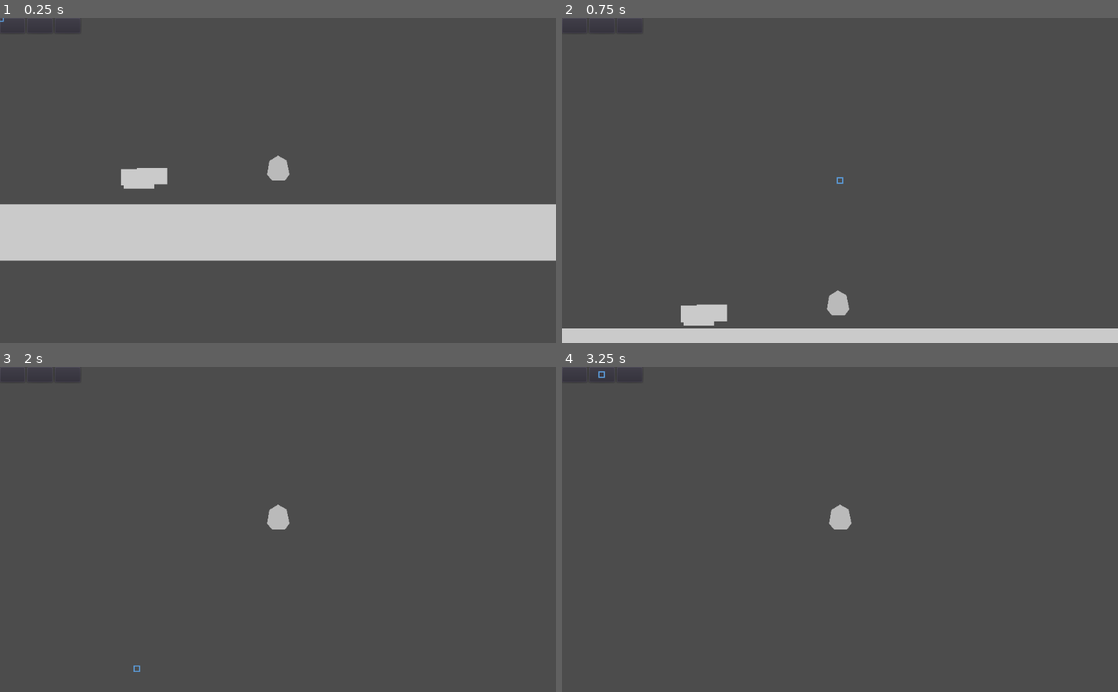
Above: before the commit, frames 1-4 (two rows, left to right).
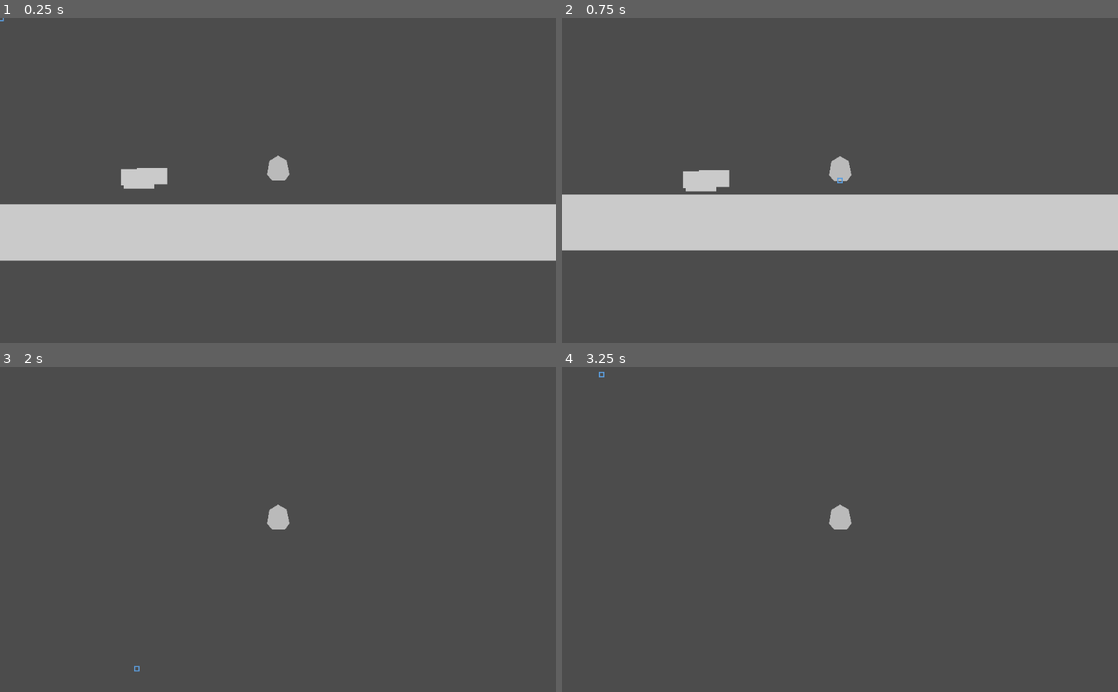
Above: after the commit, the same moments.

Repository: mikhail-shafigullin/godot-wild-jam-58
Game: Godot game, scene res://NN_test/PhysicTest.tscn
The game is run twice, just before and just after one commit, with the same random seed, the same clock (stepped at 60 frames per second) and the same inputs. This scene is started directly instead of the project's main scene.
Inputs (mouse positions are in pixels of both pictures, inside the frame that each line leads up to):
- Up to frame 1 (0.25 s): no input
- Up to frame 2 (0.75 s): tap Enter (ui_accept) at 0.5 s; hold Right (ui_right) from 0.53 s (still down); click (840, 180) at 0.67 s
- Up to frame 3 (2 s): tap Enter (ui_accept) at 0.77, 1.52 s; move the mouse to (139, 669) at 1.27 s; release Right (ui_right) at 1.28 s; hold Down (ui_down) from 1.28 s (still down); click (139, 669) at 1.42 s
- Up to frame 4 (3.25 s): release Down (ui_down) at 2 s; click (573, 373) at 2.02 s; click (600, 373) at 2.77 s

The runs differ from the first frame. In frame 1, less than 0.1% of the frame differs, in the area x 0-15%, y 0-5%; in frame 2, 23%, in the area x 0-100%, y 4-100%; in frame 3, less than 0.1%; in frame 4, less than 0.1%.

Commit message:
blueprint base cursor

Diff:
--- a/NN_test/PhysicTest.tscn
+++ b/NN_test/PhysicTest.tscn
@@ -9,19 +9,6 @@
 extents = Vector2( 513.5, 52 )
 
 [node name="PhysicTest" type="Node2D"]
-
-[node name="CanvasLayer" type="CanvasLayer" parent="."]
-layer = 2
-
-[node name="BlueprintManager" parent="CanvasLayer" instance=ExtResource( 3 )]
-anchor_left = 0.5
-anchor_top = 0.5
-anchor_right = 0.5
-anchor_bottom = 0.5
-margin_left = -512.0
-margin_top = -300.0
-margin_right = 512.0
-margin_bottom = 300.0
 
 [node name="ground" type="StaticBody2D" parent="."]
 position = Vector2( 8, 583 )
@@ -39,6 +26,9 @@
 position = Vector2( 508, 527 )
 mass = 13.92
 breaking_distance = 3.0
+can_be_grabbed = false
+max_joint_score = 0.825
+min_joint_score = 0.002
 
 [node name="TestThrusterZ-5" parent="." instance=ExtResource( 4 )]
 position = Vector2( 252, 527 )
@@ -52,3 +42,8 @@
 [node name="TestThrusterZ0" parent="." instance=ExtResource( 4 )]
 position = Vector2( 247, 521 )
 joints_softness = 0.29
+
+[node name="CanvasLayer" type="CanvasLayer" parent="."]
+follow_viewport_enable = true
+
+[node name="BlueprintManager" parent="CanvasLayer" instance=ExtResource( 3 )]
--- a/src/State.gd
+++ b/src/State.gd
@@ -4,3 +4,12 @@
 var sceneManager: Node2D;
 var player: ShipCore;
 var bp_manager: BlueprintManager;
+
+func get_root_scene() -> Node2D:
+    if sceneManager:
+        return sceneManager;
+
+    for n in get_tree().root.get_children():
+        if n is Node2D:
+            return n
+    return null
--- a/src/ship/PartBase.gd
+++ b/src/ship/PartBase.gd
@@ -16,6 +16,9 @@
 export var breaking_distance: float = 10
 export var can_be_grabbed: bool = true
 export var joints_softness: float = 0
+export var part_visual_size: Vector2 = Vector2(10,10)
+export(NodePath) var main_sprite_path
+onready var main_sprite = get_node(main_sprite_path)
 
 # array of PartJoints
 # Joins will connect only to parent
@@ -67,6 +70,7 @@
 var probes: Array
 var active_probes: Array
 var best_part: PartBase
+export var max_joint_score: float = 0.2
 export var min_joint_score: float = 0.1
 
 
@@ -118,13 +122,16 @@
 
 	var best_score: float = min_joint_score
 	for m_part in nodes_score:
-		if best_score < nodes_score[m_part]:
-			best_part = m_part
-			active_probes = nodes_probes[m_part]
-
-			for probe in active_probes:
-				probe.mark_active()
-
+		if part_score_in_range(nodes_score[m_part], m_part):
+			if best_score < nodes_score[m_part]:
+				best_part = m_part
+				active_probes = nodes_probes[m_part]
+
+				for probe in active_probes:
+					probe.mark_active()
+
+func part_score_in_range(score: float, _part: PartBase = self) -> bool:
+	return score > _part.min_joint_score and score < _part.max_joint_score
 
 func _score_probes(pos:Vector2, probes: Array) -> float:
 	var sum = Vector2()
@@ -168,7 +175,23 @@
 			return find_part_in_children(c)
 	return false
 
-
+func get_part_global_position() -> Vector2:
+	if main_sprite:
+		return main_sprite.global_position
+	else:
+		return global_position
+
+func get_part_global_rotation() -> float:
+	if main_sprite:
+		return main_sprite.global_rotation_degrees
+	else:
+		return global_rotation_degrees
+
+func get_part_size() -> Vector2:
+	if main_sprite:
+		return main_sprite.texture.get_size() * main_sprite.scale
+	else:
+		return part_visual_size * scale
 
 # Callbacks
 func on_slice():
--- a/src/ship/blueprint/BlueprintManager.gd
+++ b/src/ship/blueprint/BlueprintManager.gd
@@ -1,5 +1,7 @@
 class_name BlueprintManager
 extends Control
+
+onready var bp_cursor = $Cursor
 
 var active_part: PartBase
 var holding_part: PartBase
@@ -25,12 +27,7 @@
 
 func get_part_under_cursor() -> PartBase:
 	var ray_caster: RayCast2D = RayCast2D.new()
-	var scene_root = get_tree().root
-	var _root
-	for n in scene_root.get_children():
-		if n is Node2D:
-			_root = n
-			break
+	var _root = State.get_root_scene()
 	if not _root:
 		print("cant cast ray here")
 		return null
@@ -97,7 +94,16 @@
 func rotation_add(amount):
 	rotation_target += amount
 
+func stabilize_part(part: PartBase):
+	part.sleeping = false
+	part.linear_velocity = Vector2.ZERO
+	part.angular_velocity = 0
+
 func grab_part(part: PartBase):
+	stabilize_part(part)
+	# part.mode = RigidBody2D.MODE_STATIC
+	bp_cursor.focus_on(part)
+
 	free_active_part()
 	part.z_index = 999
 	rotation_target  = 0
@@ -111,8 +117,12 @@
 	holding_part = part
 	part.on_grab()
 
-func release_part(part: PartBase):
+func release_part(part: PartBase, speed: Vector2 = Vector2.ZERO):
 	print("release part")
+	bp_cursor.mark_normal()
+	stabilize_part(part)
+	# part.mode = RigidBody2D.MODE_RIGID
+	part.apply_impulse(Vector2.ZERO, Vector2(0, -12))
 	part.z_index = 0
 	holding_part = null
 	if part.can_be_build():
--- a/src/ship/blueprint/BlueprintManager.tscn
+++ b/src/ship/blueprint/BlueprintManager.tscn
@@ -49,3 +49,4 @@
 [node name="Tween" type="Tween" parent="Cursor"]
 
 [connection signal="gui_input" from="." to="." method="_on_gui_input"]
+[connection signal="tween_all_completed" from="Cursor/Tween" to="Cursor" method="_on_tween_all_completed"]
--- a/src/ship/blueprint/Cursor.gd
+++ b/src/ship/blueprint/Cursor.gd
@@ -7,6 +7,8 @@
 export var cursor_size: float = 10
 onready var tween = $"Tween"
 var follow: bool = true
+var follow_target: Node2D
+onready var root_scene = State.get_root_scene()
 
 func _ready():
 	mark_normal()
@@ -14,22 +16,33 @@
 
 func _process(delta):
 	if follow:
-		rect_global_position = get_global_mouse_position() - rect_size/2
+		if follow_target:
+			if follow_target is PartBase:
+				rect_global_position = follow_target.get_part_global_position() - rect_size/2
+				rect_rotation = follow_target.get_part_global_rotation()
+			else:
+				rect_global_position = follow_target.global_position - rect_size/2
+				rect_rotation = follow_target.global_rotation_degrees
+		else:
+			rect_global_position = root_scene.get_global_mouse_position() - rect_size/2
+			rect_rotation = root_scene.global_rotation_degrees
 
-func focus_on(global_position: Vector2, size: Vector2):
-	follow = false
-	var center_position = global_position - size/2
-	tween.interpolate_property(self, "rect_global_position",
-		rect_global_position, global_position, interpolation_speed,
-		Tween.TRANS_LINEAR, Tween.EASE_IN_OUT)
+func focus_on(node):
+	follow = true
+	follow_target = node
+
+	var _global_position = node.global_position
+	var size = Vector2.ZERO
+	# tween.interpolate_property(self, "rect_global_position",
+	# 	rect_global_position, _global_position, interpolation_speed,
+	# 	Tween.TRANS_LINEAR, Tween.EASE_IN_OUT)
 
 	tween.interpolate_property(self, "rect_pivot_offset",
 		rect_pivot_offset, size*0.5, interpolation_speed,
 		Tween.TRANS_LINEAR, Tween.EASE_IN_OUT)
 
-	tween.interpolate_property(self, "rect_size",
-		rect_size, size, interpolation_speed,
-		Tween.TRANS_LINEAR, Tween.EASE_IN_OUT)
+	set_cursor_size(follow_target.get_part_size())
+
 
 	tween.start()
 
@@ -37,11 +50,18 @@
 	add_stylebox_override("panel", sb_active)
 	follow = false
 
-func mark_normal():
+func set_cursor_size(size: Vector2):
 	tween.interpolate_property(self, "rect_size",
-		rect_size, cursor_size, interpolation_speed,
+		rect_size, size, interpolation_speed,
 		Tween.TRANS_LINEAR, Tween.EASE_IN_OUT)
 	tween.start()
 
+func mark_normal():
+	set_cursor_size(Vector2(cursor_size, cursor_size))
 	add_stylebox_override("panel", sb_normal)
 	follow = true
+	follow_target = null
+
+
+func _on_tween_all_completed():
+	pass
--- a/src/ship/thrust/TestThruster.tscn
+++ b/src/ship/thrust/TestThruster.tscn
@@ -14,6 +14,7 @@
 script = ExtResource( 2 )
 breaking_distance = 7.957
 joints_softness = 0.066
+main_sprite_path = NodePath("1X1")
 min_joint_score = 0.048
 thrust_multiplying = 100.0
 
--- a/src/ship/thrust/Thruster.gd
+++ b/src/ship/thrust/Thruster.gd
@@ -2,6 +2,7 @@
 extends PartBase
 
 export var thrust_multiplying: float = 1
+export var rate_of_fire: float = 1
 
 func fire():
 	var up = Vector2.UP.rotated(global_rotation)
